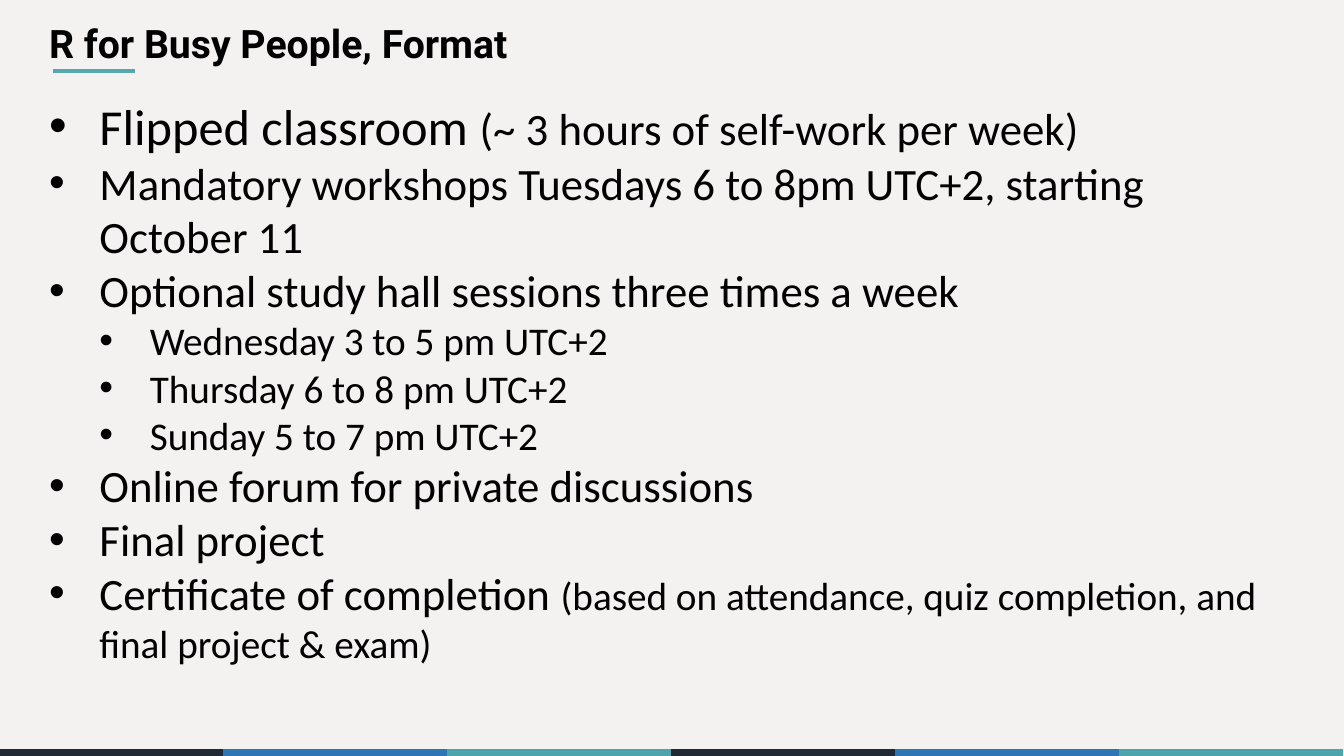
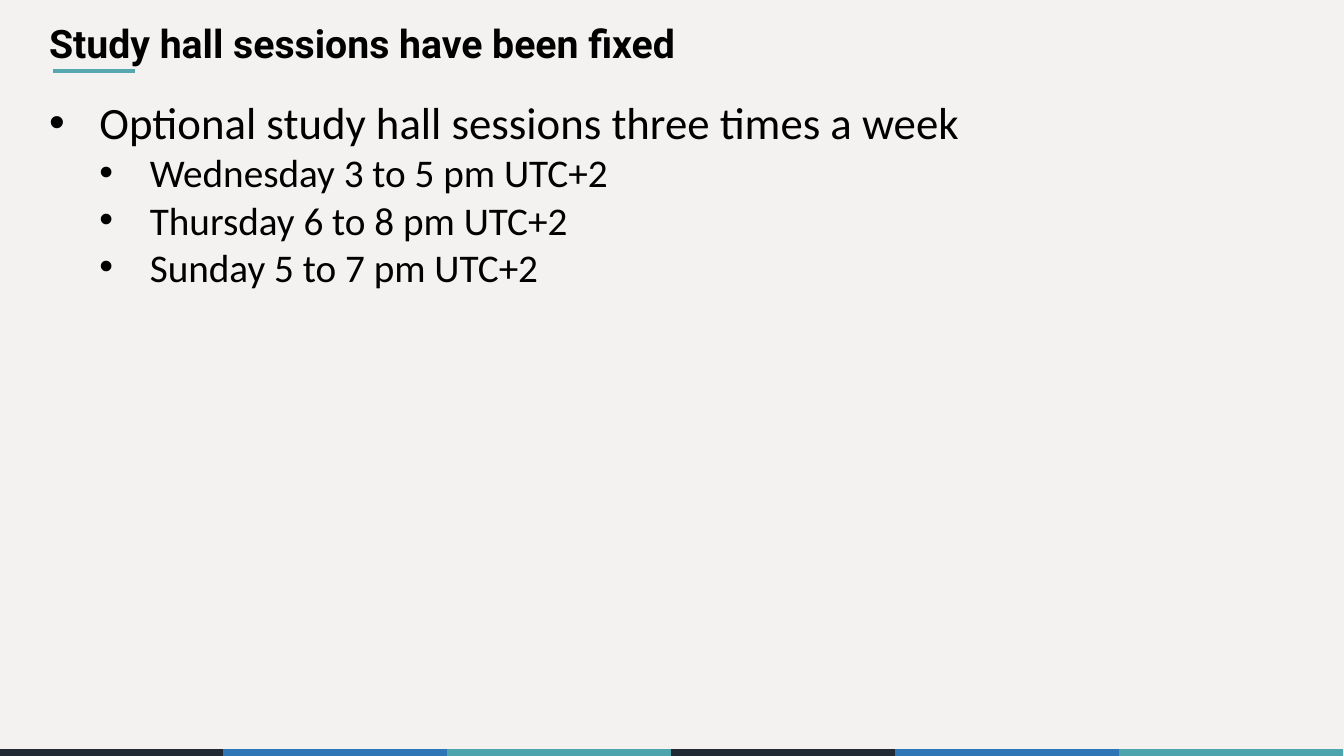
Before and after one commit to the-graph-courses/rbp_cohort_0_materials, a slide deck: slide 3 of week_01/slides/rbp_workshop_01.pptx. Drawn at 1344x756 pixels with LibreOffice and Linux fonts; fonts in the diff are those of the drawing. Boxes give left, top, right and bottom in pixels: in the first picture for what was removed or moved away, otherwise in the second. Text is boxed around its words. In the diff, an @@ line names an element or a change of style, - is before the commit and + after.

```diff
--- a/week_01/slides/rbp_workshop_01.pptx
+++ b/week_01/slides/rbp_workshop_01.pptx
@@ text at (x1=49, y1=28, x2=675, y2=67): text changed @@
-R for Busy People, Format
+Study hall sessions have been fixed
@@ text at (x1=99, y1=110, x2=1144, y2=254): paragraphs removed @@
-• Flipped classroom (~ 3 hours of self-work per week)
-• Mandatory workshops Tuesdays 6 to 8pm UTC+2, starting October 11
@@ text at (x1=99, y1=471, x2=1256, y2=665): paragraphs removed @@
-• Online forum for private discussions
-• Final project
-• Certificate of completion (based on attendance, quiz completion, and final project & exam)
```
Also in this commit, not shown: 14 other slides changed, 3 slides added, 2 slides removed, 10 other files.
